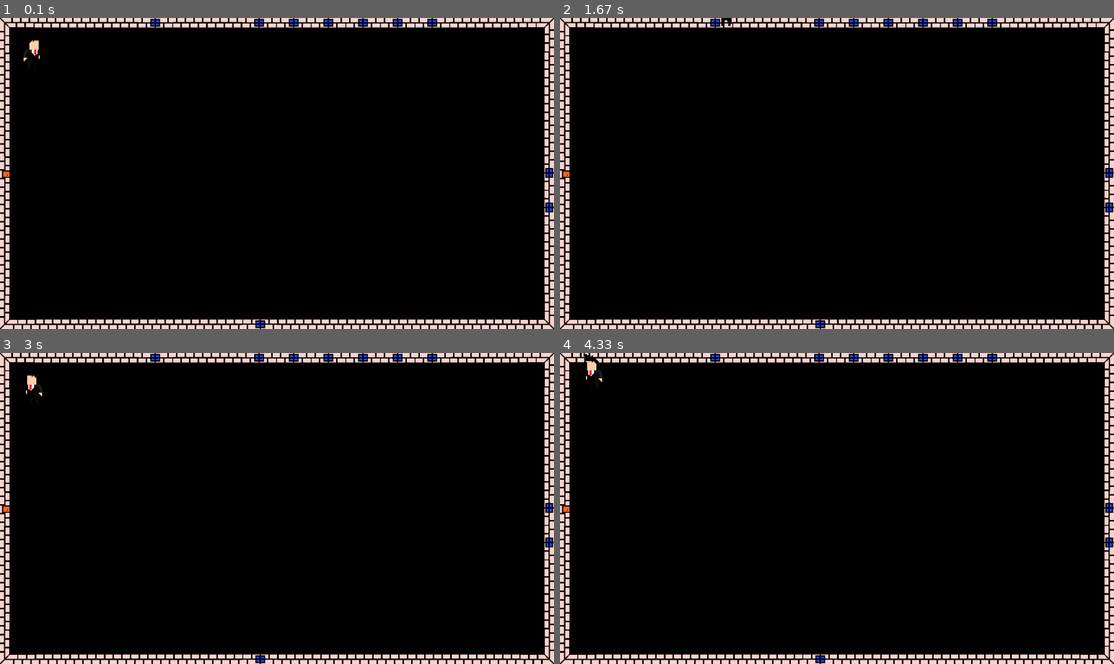
Above: before the commit, frames 1-4 (two rows, left to right).
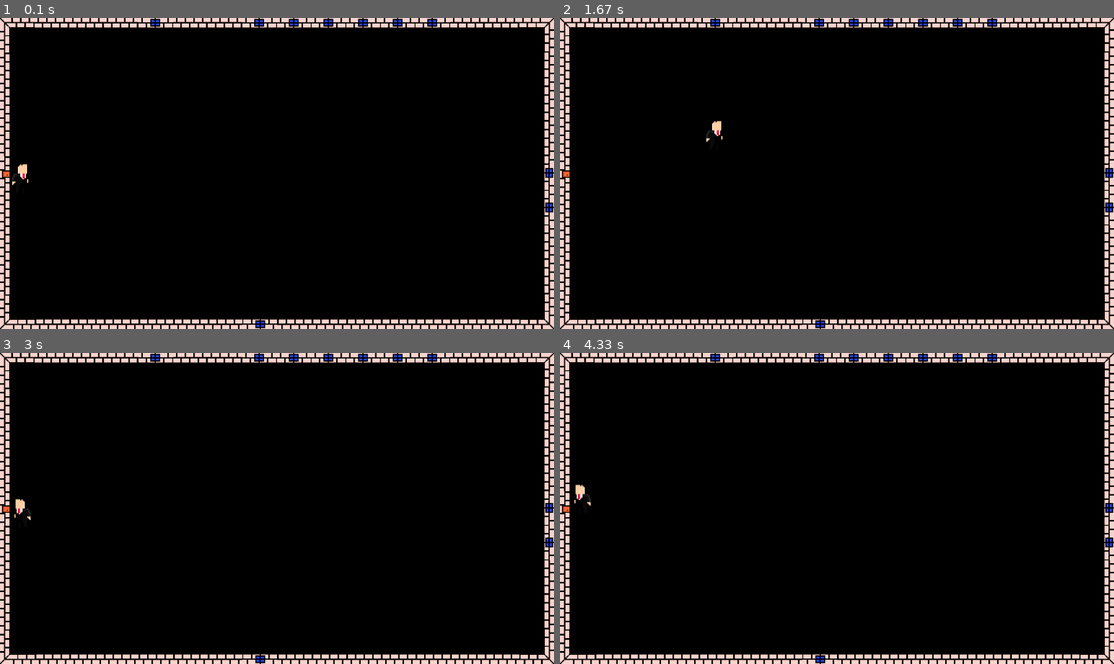
Above: after the commit, the same moments.

Repository: zThundy/pygame-jam
Game: pygame game, started from main.py
Same seed, same stepped clock (60 frames per second), same inputs: the game is played once before the commit and once after it.
Inputs:
- Up to frame 1 (0.1 s): no input
- Up to frame 2 (1.67 s): hold Right 0.33-0.8 s; hold Up 0.83-1.13 s; hold Right 1.17-1.63 s
- Up to frame 3 (3 s): hold Left 1.67-2.2 s; hold Down 2.23-2.53 s; hold Left 2.57-2.97 s
- Up to frame 4 (4.33 s): hold Up 3-3.37 s; hold Down from 4.07 s (still down)

The runs differ from the first frame. In frame 1, 0.2% of the frame differs, in the area x 2-8%, y 7-54%; in frame 2, 0.1%; in frame 3, 0.2%; in frame 4, 0.2%, in the area x 2-8%, y 0-50%.

Commit message:
moved player spawnpoint

Diff:
--- a/player.py
+++ b/player.py
@@ -8,7 +8,7 @@
     screen = 0
 
     position = pygame.Vector2()
-    position.xy = 50, 50
+    position.xy = 0, 0
     velocity = pygame.Vector2()
     velocity.xy = 3, 0
     rightSprite = pygame.image.load("./sprites/user/personaggio.png")
@@ -18,6 +18,7 @@
     def __init__(self, SCREEN):
         self.screen_dimensions = (SCREEN.get_width(), SCREEN.get_height())
         self.screen = SCREEN
+        self.position = pygame.Vector2(10, self.screen_dimensions[1]/2 - 60)
 
     def setPosition(self, x, y):
         self.position.xy = x, y
